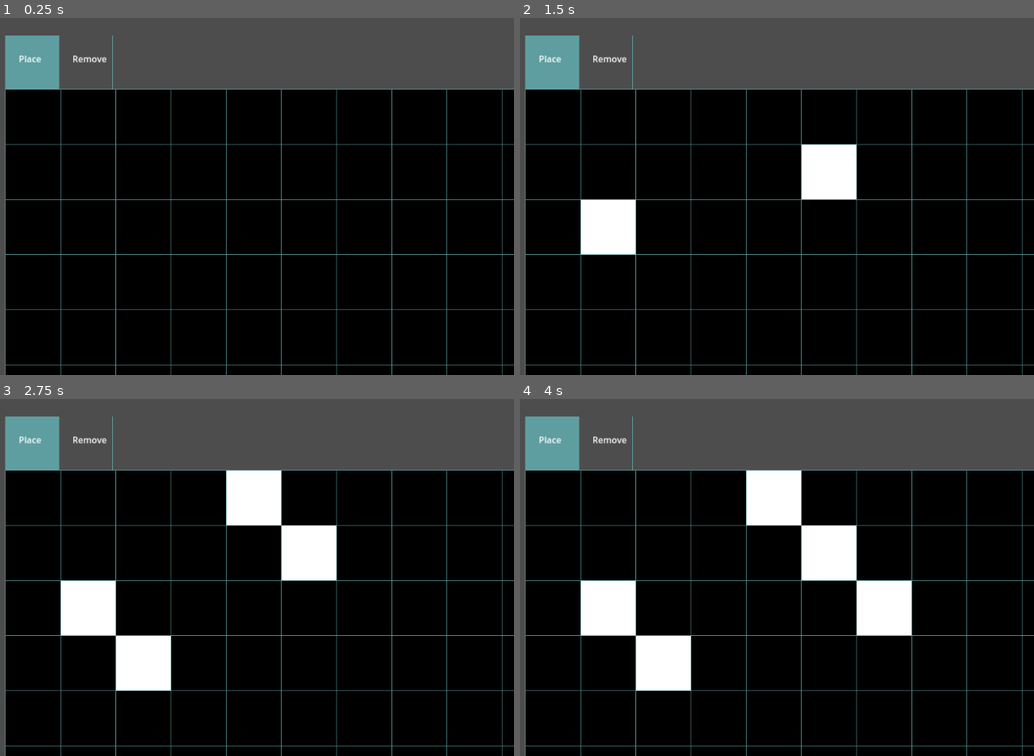
Above: before the commit, frames 1-4 (two rows, left to right).
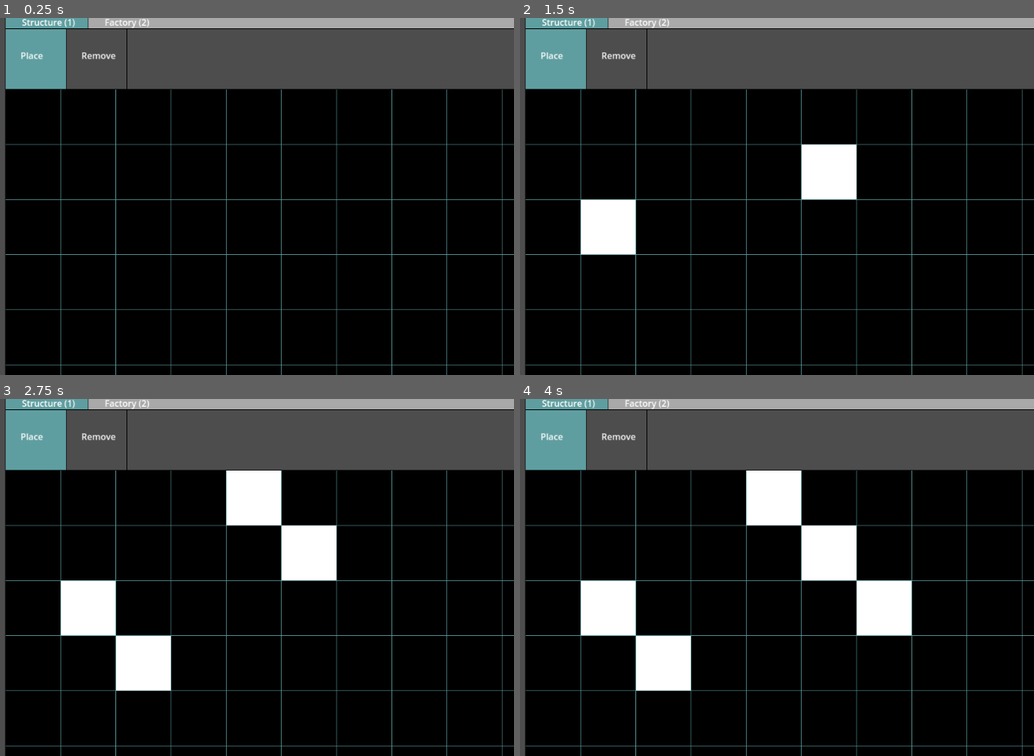
Above: after the commit, the same moments.

Repository: WrogglyWriggs29/ship_building_game
Game: Godot game, scene res://ship_blueprint_designer.tscn
Two runs of this game, one before a commit and one after it. Both use one fixed random seed, a clock stepped at 60 frames per second and the inputs below. The project has no main scene, so this scene is started directly.
Inputs (mouse positions are in pixels of both pictures, inside the frame that each line leads up to):
- Up to frame 1 (0.25 s): no input
- Up to frame 2 (1.5 s): tap Enter at 0.5 s; move the mouse to (854, 178) at 0.52 s; click (854, 178) at 0.67 s; tap Space at 1.25 s; drag from (586, 214) to (684, 267) at 1.27 s
- Up to frame 3 (2.75 s): move the mouse to (262, 498) at 2.02 s; click (262, 498) at 2.17 s
- Up to frame 4 (4 s): tap Enter at 2.75 s; drag from (684, 648) to (525, 523) at 2.77 s; tap Space at 3.5 s; move the mouse to (905, 631) at 3.52 s; click (905, 631) at 3.67 s

The runs differ from the first frame. In frame 1, 4.2% of the frame differs, in the area x 0-100%, y 0-100%; in frame 2, 4.2%; in frame 3, 4.2%; in frame 4, 4.2%.
Error before the commit: Invalid access to property or key 'position' on a base object of type 'InputEventKey'. (res://scripts/ship_design_scene/ship_blueprint_designer.gd:56)
Error after the commit: Invalid access to property or key 'position' on a base object of type 'InputEventKey'. (res://scripts/ship_design_scene/ship_blueprint_designer.gd:86)

Commit message:
layer support

Diff:
--- a/scripts/blueprints/factory_part_blueprint.gd
+++ b/scripts/blueprints/factory_part_blueprint.gd
@@ -1,11 +1,16 @@
 class_name FactoryPartBlueprint
 extends Node
 
-var type: PartType
-var orientation: Dir
+enum Type {
+    EMPTY,
+    DEBUG
+}
+
+var type: Type
+var orientation: int
 var starting_inventory: Inventory
 
-func _init(_type: PartType, _orientation: Dir, _inventory: Inventory) -> void:
+func _init(_type: Type, _orientation: int, _inventory: Inventory) -> void:
     type = _type
     orientation = _orientation
     starting_inventory = _inventory
--- a/scripts/blueprints/ship_grid_blueprint.gd
+++ b/scripts/blueprints/ship_grid_blueprint.gd
@@ -22,10 +22,12 @@
     return matrix.at(x, y).structure.connections
 
 static func blank(width: int, height: int) -> ShipGridBlueprint:
-    var matrix = []
+    var _matrix = []
     for y in range(height):
         var row = []
         for x in range(width):
-            row.push_back(BlueprintPair.new(StructureBlueprint.new(StructureBlueprint.Type.EMPTY), null))
-        matrix.push_back(row)
-    return ShipGridBlueprint.new(matrix)
+            var structure = StructureBlueprint.new(StructureBlueprint.Type.EMPTY)
+            var part = FactoryPartBlueprint.new(FactoryPartBlueprint.Type.EMPTY, Dir.UP, Inventory.new())
+            row.push_back(BlueprintPair.new(structure, part))
+        _matrix.push_back(row)
+    return ShipGridBlueprint.new(_matrix)
--- a/scripts/global_enums/part_type.gd
+++ /dev/null
@@ -1,5 +0,0 @@
-class_name PartType
-
-enum PartType {
-    Empty
-}
--- a/scripts/ship_design_scene/blueprint_editor.gd
+++ b/scripts/ship_design_scene/blueprint_editor.gd
@@ -4,21 +4,44 @@
 var blueprint: ShipGridBlueprint
 
 func _init(_blueprint: ShipGridBlueprint) -> void:
-    blueprint = _blueprint
+	blueprint = _blueprint
 
 func read_dims() -> Vector2i:
-    return Vector2i(blueprint.matrix.width, blueprint.matrix.height)
+	return Vector2i(blueprint.matrix.width, blueprint.matrix.height)
 
-func read_type(index: Vector2i) -> StructureBlueprint.Type:
-    if not blueprint.matrix.in_range(index):
-        return StructureBlueprint.Type.EMPTY
+func read_structure_type(index: Vector2i) -> StructureBlueprint.Type:
+	if not blueprint.matrix.in_range(index):
+		return StructureBlueprint.Type.EMPTY
 
-    var pair = blueprint.matrix.at_index(index)
-    return pair.structure.type
+	var pair = blueprint.matrix.at_index(index)
+	return pair.structure.type
 
-func set_type(index: Vector2i, type: StructureBlueprint.Type) -> void:
-    if not blueprint.matrix.in_range(index):
-        return
+func set_structure_type(index: Vector2i, type: StructureBlueprint.Type) -> void:
+	if not blueprint.matrix.in_range(index):
+		return
 
-    var pair = blueprint.matrix.at_index(index)
-    pair.structure.type = type
+	var pair = blueprint.matrix.at_index(index)
+	pair.structure.type = type
+
+func read_part_type(index: Vector2i) -> FactoryPartBlueprint.Type:
+	if not blueprint.matrix.in_range(index):
+		return FactoryPartBlueprint.Type.EMPTY
+
+	var pair = blueprint.matrix.at_index(index)
+	return pair.part.type
+
+func set_part_type(index: Vector2i, type: FactoryPartBlueprint.Type) -> void:
+	if not blueprint.matrix.in_range(index):
+		return
+
+	var pair = blueprint.matrix.at_index(index)
+	pair.part.type = type
+
+func set_part(index: Vector2i, type: FactoryPartBlueprint.Type, orientation: int) -> void:
+	Dir.assert_dir(orientation)
+	if not blueprint.matrix.in_range(index):
+		return
+
+	var pair = blueprint.matrix.at_index(index)
+	pair.part.type = type
+	pair.part.orientation = orientation
--- a/scripts/ship_design_scene/blueprint_grid.gd
+++ b/scripts/ship_design_scene/blueprint_grid.gd
@@ -9,8 +9,11 @@
 # side length of each square in the grid when scale is 1.0
 const GRID_SIZE = 100
 
-# the blueprint to display
-@export var editor: BlueprintEditor
+var width: float
+var height: float
+
+# blueprint editor allows access to the blueprint the grid displays
+var editor: BlueprintEditor
 
 # the grid gets scaled first, then offset
 var draw_scale: float = 1.0
@@ -18,6 +21,8 @@
 
 # whether the user is dragging the grid
 var dragging: bool = false
+
+var layer: ShipBlueprintDesigner.Layer = ShipBlueprintDesigner.Layer.STRUCTURE
 
 func _init(_editor: BlueprintEditor) -> void:
 	editor = _editor
@@ -25,6 +30,8 @@
 	offset = Vector2.ZERO
 
 func _process(_delta: float) -> void:
+	if width <= 0 or height <= 0:
+		return
 	queue_redraw()
 
 func _draw() -> void:
@@ -35,7 +42,12 @@
 				continue
 
 			var index = Vector2i(x, y)
-			var type = editor.read_type(index)
+
+			var type
+			if layer == ShipBlueprintDesigner.Layer.STRUCTURE:
+				type = editor.read_structure_type(index)
+			else:
+				type = editor.read_part_type(index)
 
 			draw_sliced_placeholder_square(index, Vector2.ZERO, type)
 			#draw_placeholder_square(index, pair.structure.type)
@@ -87,31 +99,29 @@
 func draw_grid() -> void:
 	const LINE_COLOR = Color.CADET_BLUE
 	const HIGHTLIGHT_COLOR = Color.RED
-	var x = first_visible_x() - 1
-	var y = first_visible_y() - 1
+	var x = first_visible_x()
+	var y = first_visible_y()
 	while true:
 		var index = Vector2i(0, y)
 		var top_left = top_left_or_zero(index)
-		var screen_dims = get_viewport().size
-
-		if top_left.y > screen_dims.y:
+
+		if top_left.y > height:
 			break
 		else:
 			y += 1
 
-		draw_line(top_left, Vector2(screen_dims.x, top_left.y), LINE_COLOR)
+		draw_line(top_left, Vector2(width, top_left.y), LINE_COLOR)
 
 	while true:
 		var index = Vector2i(x, 0)
 		var top_left = top_left_or_zero(index)
-		var screen_dims = get_viewport().size
-
-		if top_left.x > screen_dims.x:
+
+		if top_left.x > width:
 			break
 		else:
 			x += 1
 
-		draw_line(top_left, Vector2(top_left.x, screen_dims.y), LINE_COLOR)
+		draw_line(top_left, Vector2(top_left.x, height), LINE_COLOR)
 
 	# draw the bottom and right edges of the blueprint
 	var dims = editor.read_dims()
@@ -121,6 +131,9 @@
 		draw_dashed_line(top_left_or_zero(Vector2i(0, dims.y)), bottom_right, HIGHTLIGHT_COLOR)
 		draw_dashed_line(top_left_or_zero(Vector2i(dims.x, 0)), bottom_right, HIGHTLIGHT_COLOR)
 
+	draw_line(Vector2.ZERO, Vector2(width, 0), Color.BLACK)
+	draw_line(Vector2.ZERO, Vector2(0, height), Color.BLACK)
+
 # really stupid approach, but im lazy
 func first_visible_x() -> int:
 	var x = 0
@@ -144,7 +157,7 @@
 			y += 1
 	return y
 
-func draw_sliced_placeholder_square(index: Vector2i, bound: Vector2, type: StructureBlueprint.Type) -> void:
+func draw_sliced_placeholder_square(index: Vector2i, bound: Vector2, type) -> void:
 	var top_left = top_left_corner(index)
 	if top_left.x < 0:
 		top_left.x = bound.x
@@ -154,19 +167,25 @@
 	var color = placeholder_color(type)
 	draw_rect(Rect2(top_left, bottom_right - top_left), color)
 
-func draw_placeholder_square(index: Vector2i, type: StructureBlueprint.Type) -> void:
+func draw_placeholder_square(index: Vector2i, type) -> void:
 	var top_left = top_left_corner(index)
 	var color = placeholder_color(type)
 	draw_square(top_left, draw_scale * GRID_SIZE, color)
 
-func placeholder_color(type: StructureBlueprint.Type) -> Color:
-	match type:
-		StructureBlueprint.Type.EMPTY:
-			return Color.BLACK
-		StructureBlueprint.Type.DEBUG:
-			return Color.WHITE
-		_:
-			return Color(0, 0, 0, 0)
+func placeholder_color(type) -> Color:
+	if type is StructureBlueprint.Type:
+		match type:
+			StructureBlueprint.Type.EMPTY:
+				return Color.BLACK
+			StructureBlueprint.Type.DEBUG:
+				return Color.WHITE
+	elif type is FactoryPartBlueprint.Type:
+		match type:
+			FactoryPartBlueprint.Type.EMPTY:
+				return Color.BLACK
+			FactoryPartBlueprint.Type.DEBUG:
+				return Color.WHITE
+	return Color(0, 0, 0, 0)
 
 func draw_square(top_left: Vector2, side_length: float, color: Color) -> void:
 	draw_rect(Rect2(top_left, Vector2(side_length, side_length)), color)
--- /dev/null
+++ b/scripts/ship_design_scene/layer_selector.gd
@@ -0,0 +1,53 @@
+class_name LayerSelector
+extends Node2D
+
+const DESIRED_TAB_WIDTH: int = 150
+
+var width: float
+var height: float
+var selected: ShipBlueprintDesigner.Layer
+
+func _init() -> void:
+    selected = ShipBlueprintDesigner.Layer.STRUCTURE
+
+func _process(_delta: float) -> void:
+    if width <= 0 or height <= 0:
+        return
+    queue_redraw()
+
+func _draw() -> void:
+    const unsel_color = Color.DARK_GRAY
+    const sel_color = Color.CADET_BLUE
+
+    var structure_label_width = min(DESIRED_TAB_WIDTH, width / 2)
+
+    var structure_label_rect = Rect2(Vector2.ZERO, Vector2(structure_label_width, height))
+
+    var factory_label_top_left = Vector2(structure_label_width, 0)
+    var factory_label_rect = Rect2(factory_label_top_left, Vector2(width - structure_label_width, height))
+
+    draw_rect(structure_label_rect, sel_color if selected == ShipBlueprintDesigner.Layer.STRUCTURE else unsel_color)
+    draw_rect(factory_label_rect, sel_color if selected == ShipBlueprintDesigner.Layer.FACTORY else unsel_color)
+
+    var word_offset = Vector2(30, height / 2 + 5)
+    draw_string(ThemeDB.fallback_font, word_offset, "Structure (1)")
+    draw_string(ThemeDB.fallback_font, factory_label_rect.position + word_offset, "Factory (2)")
+
+    # top and bottom
+    draw_line(Vector2(0, 0), Vector2(width, 0), Color.BLACK)
+    draw_line(Vector2(0, height), Vector2(width, height), Color.BLACK)
+    # seperator line
+    draw_line(Vector2.ZERO, Vector2(0, height), Color.BLACK)
+    draw_line(Vector2(structure_label_width, 0), Vector2(structure_label_width, height), Color.BLACK)
+    #draw_line(factory_label_top_left, factory_label_top_left + Vector2(0, height), Color.BLACK)
+
+func select_at(point: Vector2) -> void:
+    if point.x < 0 or point.x > width or point.y < 0 or point.y > height:
+        return
+
+    var structure_label_width = min(DESIRED_TAB_WIDTH, width / 2)
+    if point.x < structure_label_width:
+        selected = ShipBlueprintDesigner.Layer.STRUCTURE
+    else:
+        selected = ShipBlueprintDesigner.Layer.FACTORY
+    queue_redraw()
--- a/scripts/ship_design_scene/ship_blueprint_designer.gd
+++ b/scripts/ship_design_scene/ship_blueprint_designer.gd
@@ -14,47 +14,78 @@
 		var size = parent.get_viewport().size
 		return Vector2(coord.x * size.x, coord.y * size.y)
 
+var layer_selector_top_left: UICoord = UICoord.new(Vector2(0.2, 0.0), self)
+var layer_selector_bottom_right: UICoord = UICoord.new(Vector2(1.0, 0.03), self)
+var tool_palette_top_left: UICoord = UICoord.new(Vector2(0.2, 0.03), self)
+var tool_palette_bottom_right: UICoord = UICoord.new(Vector2(1.0, 0.2), self)
 var grid_top_left: UICoord = UICoord.new(Vector2(0.2, 0.2), self)
 var grid_bottom_right: UICoord = UICoord.new(Vector2(1.0, 1.0), self)
-var tool_palette_top_left: UICoord = UICoord.new(Vector2(0.2, 0.05), self)
-var tool_palette_bottom_right: UICoord = UICoord.new(Vector2(1.0, 0.2), self)
 
 enum Layer {STRUCTURE, FACTORY}
 
 var editor: BlueprintEditor
+var layer_selector: LayerSelector
+var palette: ToolPalette
 var grid: BlueprintGrid
-var palette: ToolPalette
+
+# needs to exist for the none tool
+func do_nothing(_index: Vector2i) -> void:
+	pass
 
 func place_module(index: Vector2i) -> void:
 	var current = StructureBlueprint.Type.DEBUG # palette.selected_module_type()
-	editor.set_type(index, current)
+	editor.set_structure_type(index, current)
 
 func remove_module(index: Vector2i) -> void:
-	editor.set_type(index, StructureBlueprint.Type.EMPTY)
+	editor.set_structure_type(index, StructureBlueprint.Type.EMPTY)
 
-var tool_actions: Array[Callable] = [Callable(place_module), Callable(remove_module)]
+func place_part(index: Vector2i) -> void:
+	var current = FactoryPartBlueprint.Type.DEBUG # palette.selected_module_type()
+	editor.set_part_type(index, current)
+
+func remove_part(index: Vector2i) -> void:
+	editor.set_part_type(index, FactoryPartBlueprint.Type.EMPTY)
+
+var tool_actions: Array[Callable] = [Callable(do_nothing), Callable(place_module), Callable(remove_module), Callable(place_part), Callable(remove_part)]
 
 func _init() -> void:
 	var blueprint = ShipGridBlueprint.blank(10, 10)
 	editor = BlueprintEditor.new(blueprint)
+	layer_selector = LayerSelector.new()
 	grid = BlueprintGrid.new(editor)
 	palette = ToolPalette.new()
 
 func _ready() -> void:
+	layer_selector.position = layer_selector_top_left.to_px()
+	palette.position = tool_palette_top_left.to_px()
 	grid.position = grid_top_left.to_px()
-	palette.position = tool_palette_top_left.to_px()
+	add_child(layer_selector)
+	add_child(palette)
 	add_child(grid)
-	add_child(palette)
 
 func _process(_delta: float) -> void:
-	grid.position = grid_top_left.to_px()
+	layer_selector.position = layer_selector_top_left.to_px()
+	layer_selector.width = layer_selector_bottom_right.to_px().x - layer_selector_top_left.to_px().x
+	layer_selector.height = layer_selector_bottom_right.to_px().y - layer_selector_top_left.to_px().y
+
 	palette.position = tool_palette_top_left.to_px()
 	palette.width = tool_palette_bottom_right.to_px().x - tool_palette_top_left.to_px().x
 	palette.height = tool_palette_bottom_right.to_px().y - tool_palette_top_left.to_px().y
 
+	grid.position = grid_top_left.to_px()
+	grid.width = grid_bottom_right.to_px().x - grid_top_left.to_px().x
+	grid.height = grid_bottom_right.to_px().y - grid_top_left.to_px().y
+
+	grid.layer = layer_selector.selected
+
 func _input(event: InputEvent) -> void:
-	var on_grid: bool = event.position.x > grid.position.x and event.position.y > grid.position.y
-	var on_palette: bool = not on_grid and event.position.x > palette.position.x and event.position.y > palette.position.y
+	var layer_selector_rect = Rect2(layer_selector.position, Vector2(layer_selector.width, layer_selector.height))
+	var palette_rect = Rect2(palette.position, Vector2(palette.width, palette.height))
+	var grid_rect = Rect2(grid.position, Vector2(grid.width, grid.height))
+
+	var on_layer_selector: bool = layer_selector_rect.has_point(event.position)
+	var on_palette: bool = palette_rect.has_point(event.position)
+	var on_grid: bool = grid_rect.has_point(event.position)
 
 	if event is InputEventMouseButton:
 		var mouse_event = event as InputEventMouseButton
@@ -70,10 +101,12 @@
 		elif mouse_event.button_index == MOUSE_BUTTON_WHEEL_DOWN && on_grid:
 			grid.zoom_out()
 		elif mouse_event.button_index == MOUSE_BUTTON_LEFT:
-			if on_palette:
+			if on_layer_selector:
+				layer_selector.select_at(mouse_event.position - layer_selector.position)
+			elif on_palette:
 				palette.select_at(mouse_event.position - palette.position)
 			elif on_grid:
-				tool_actions[palette.selected].call(grid.index_at(mouse_event.position - grid.position))
+				tool_actions[ToolPalette.type(palette.selected, layer_selector.selected)].call(grid.index_at(mouse_event.position - grid.position))
 
 	if event is InputEventMouseMotion:
 		if on_grid:
--- a/scripts/ship_design_scene/tool_palette.gd
+++ b/scripts/ship_design_scene/tool_palette.gd
@@ -1,7 +1,9 @@
 class_name ToolPalette
 extends Node2D
 
-enum ToolType {PLACE, REMOVE}
+# The part of the ship designer scene that allows tool (and tool parameter) selection
+
+enum ToolType {NONE, PLACE_STRUCTURE, REMOVE_STRUCTURE, PLACE_FACTORY, REMOVE_FACTORY}
 
 class SelectionOptions:
 	var options: Array[Rect2]
@@ -59,12 +61,15 @@
 		if i == selected:
 			var color = Color.CADET_BLUE
 			draw_rect(rect, color)
-		draw_line(rect.position, rect.position + Vector2(0, rect.size.y), Color.CADET_BLUE)
+		draw_line(rect.position, rect.position + Vector2(0, rect.size.y), Color.BLACK)
 		draw_string(ThemeDB.fallback_font, Vector2(rect.position.x + rect.size.x / 4, rect.position.y + rect.size.y / 2), placeholder_text[i])
 
 	if sel_options.count() > 0:
 		var end = sel_options.at(sel_options.count() - 1)
-		draw_line(end.position + Vector2(end.size.x, 0), end.position + end.size, Color.CADET_BLUE)
+		draw_line(end.position + Vector2(end.size.x, 0), end.position + end.size, Color.BLACK)
+
+	draw_line(Vector2(0, 0), Vector2(width, 0), Color.BLACK)
+	draw_line(Vector2(0, height), Vector2(width, height), Color.BLACK)
 
 func select_at(point: Vector2) -> void:
 	var index = sel_options.check_selected(point)
@@ -72,19 +77,19 @@
 		selected = index
 		queue_redraw()
 
-static func type(index: int, layer: ShipBlueprintDesigner.Layer) -> ToolType:
-	match layer:
+static func type(index: int, _layer: ShipBlueprintDesigner.Layer) -> ToolType:
+	match _layer:
 		ShipBlueprintDesigner.Layer.STRUCTURE:
 			match index:
 				0:
-					return ToolType.PLACE
+					return ToolType.PLACE_STRUCTURE
 				1:
-					return ToolType.REMOVE
+					return ToolType.REMOVE_STRUCTURE
 		ShipBlueprintDesigner.Layer.FACTORY:
 			match index:
 				0:
-					return ToolType.PLACE
+					return ToolType.PLACE_FACTORY
 				1:
-					return ToolType.REMOVE
+					return ToolType.REMOVE_FACTORY
 
-	return ToolType.PLACE
+	return ToolType.NONE
